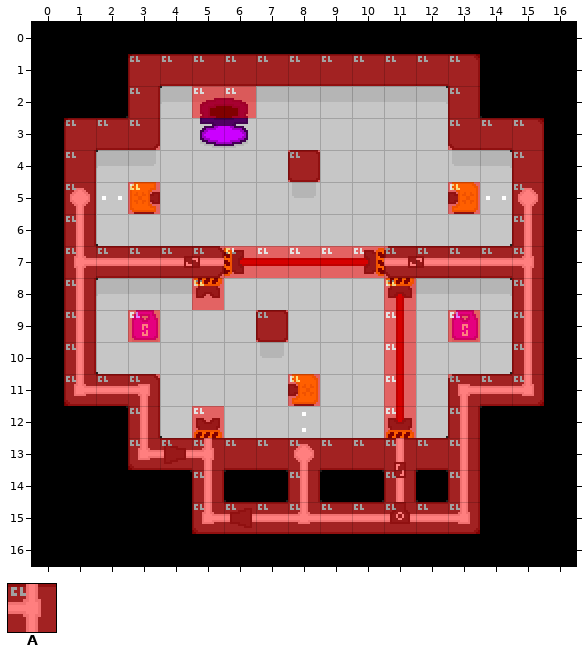
Two states of a Tiled map, Tiled/maps_alpha/level3.tmx. Above, as it was before the edit.
Cells are 16x16 px. Shown: x 0..16, y 0..16.
Key: from "porthole-tileset": A 12.
_ is an empty cell.
Layers that did not change in this view are not listed.
Layer "collision" before, first column x 0:
 0 _________________
 1 ___AAAAAAAAAAA___
 2 ___A_AA______A___
 3 _AAA_________AAA_
 4 _A______A______A_
 5 _A_A_________A_A_
 6 _A_____________A_
 7 _AAAAAAAAAAAAAAA_
 8 _A___A_____A___A_
 9 _A_A___A___A_A_A_
10 _A_________A___A_
11 _AAA____A__A_AAA_
12 ___A_A_____A_A___
13 ___AAAAAAAAAAA___
14 _____A__A__A_A___
15 _____AAAAAAAAA___
16 _________________
After the commit:
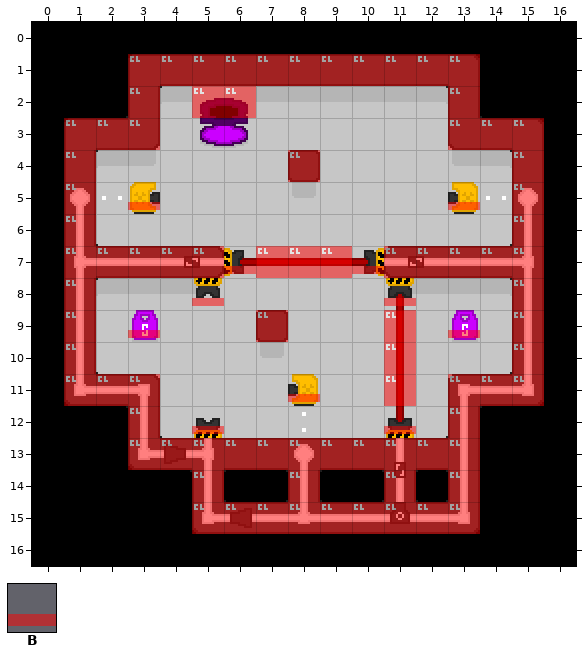
Further tiles: from "porthole-tileset": B 13.
See-through tiles are keyed as they look on the map.
Difference:
{"where": "layer \"collision\""}
{"y":5,"x":3,"old":"A","new":"B"}
{"y":5,"x":13,"old":"A","new":"B"}
{"y":7,"x":6,"old":"A","new":"B"}
{"y":7,"x":10,"old":"A","new":"B"}
{"y":8,"x":5,"old":"A","new":"B"}
{"y":8,"x":11,"old":"A","new":"B"}
{"y":9,"x":3,"old":"A","new":"B"}
{"y":9,"x":13,"old":"A","new":"B"}
{"y":11,"x":8,"old":"A","new":"B"}
{"y":12,"x":5,"old":"A","new":"B"}
{"y":12,"x":11,"old":"A","new":"B"}
